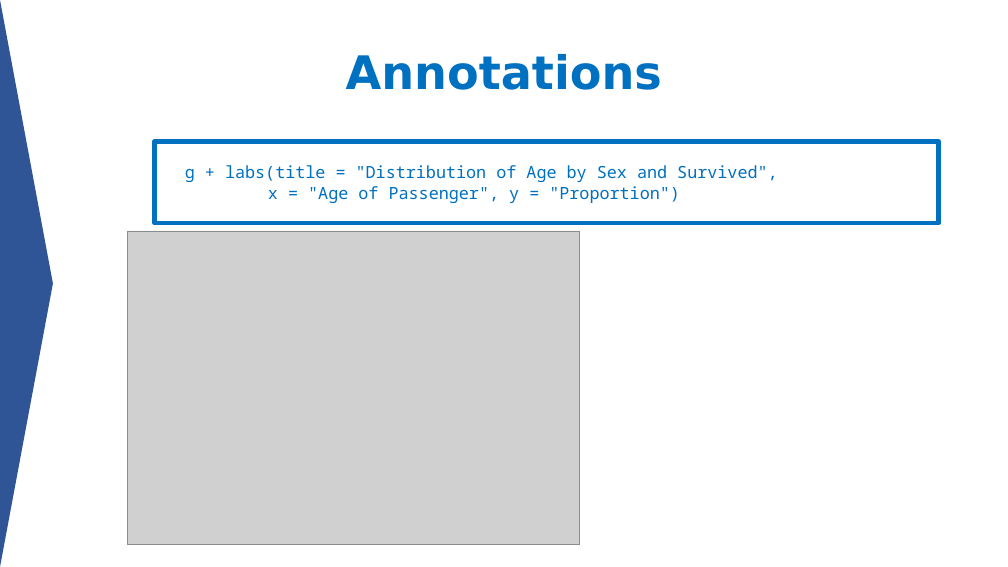
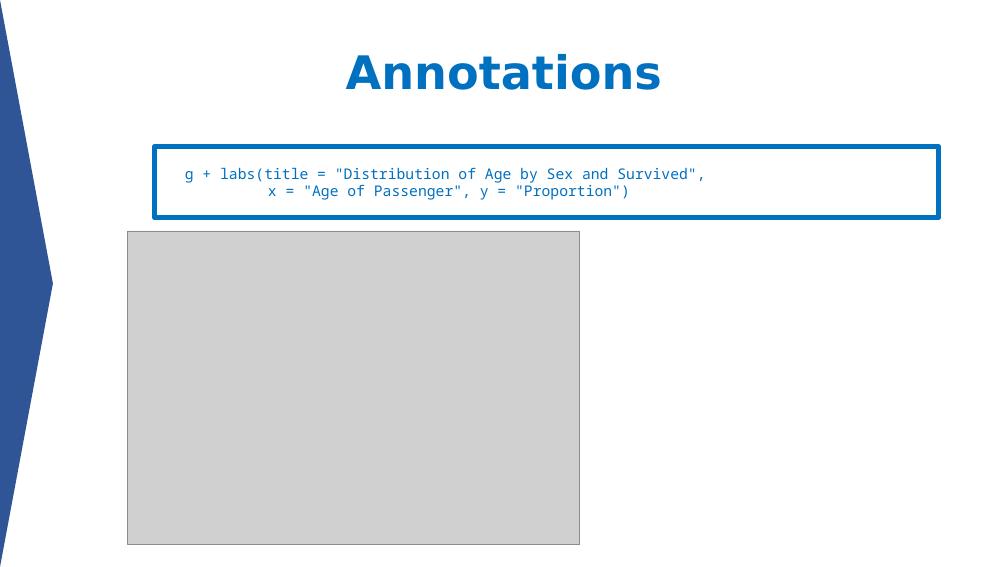
Before and after one commit to aephidayatuloh/DataViz-Introggplot2, a slide deck: slide 36 of Data Visualization - Simply but Beauty ggplot2.pptx. Drawn at 1008x567 pixels with LibreOffice and Linux fonts; fonts in the diff are those of the drawing; grey boxes stand for pictures. Boxes give left, top, right and bottom in pixels: in the first picture for what was removed or moved away, otherwise in the second. Text is boxed around its words. In the diff, an @@ line names an element or a change of style, - is before the commit and + after.

```diff
--- a/Data Visualization - Simply but Beauty ggplot2.pptx
+++ b/Data Visualization - Simply but Beauty ggplot2.pptx
@@ rectangle "g + labs(title = "Distribution ...": place and size @@
-rectangle "g + labs(title = "Distribution ..." at bbox=[154, 141, 938, 223]
+rectangle "g + labs(title = "Distribution ..." at bbox=[154, 147, 938, 218]
@@ rectangle "g + labs(title = "Distribution ..." at bbox=[154, 147, 938, 218]: size 16 to 14 pt @@
```
Also in this commit, not shown: 31 other slides changed, 1 slide added, 2 slides removed.
